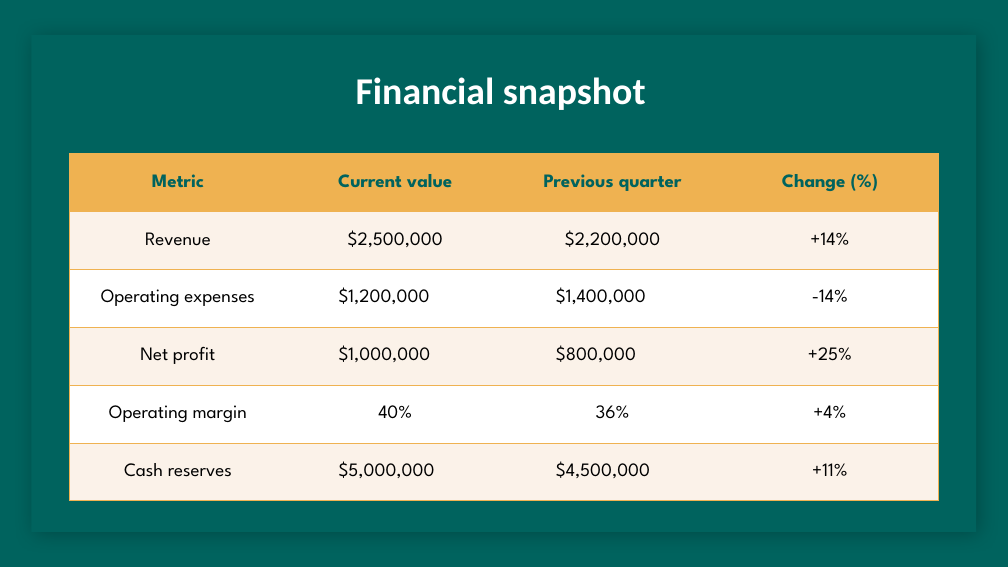
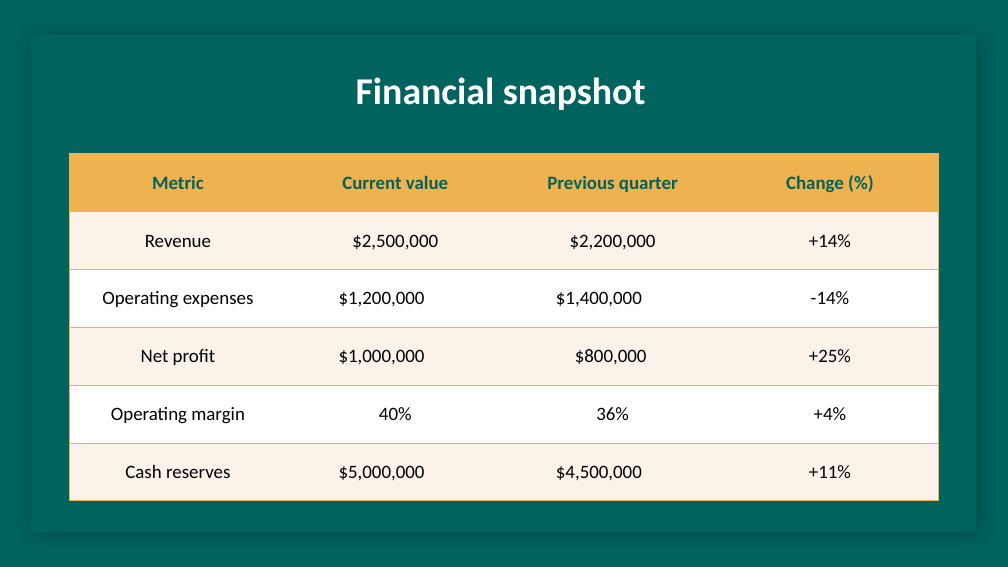
Before and after one commit to sm0lhack/onyx, a slide deck: slide 11 of backend/onyx/server/features/build/sandbox/image/templates/pptx/all-hands-template.pptx. Drawn at 1008x567 pixels with LibreOffice and Linux fonts; fonts in the diff are those of the drawing; background and template pictures are left out. Boxes give left, top, right and bottom in pixels: in the first picture for what was removed or moved away, otherwise in the second. Text is boxed around its words. In the diff, an @@ line names an element or a change of style, - is before the commit and + after.

```diff
--- a/backend/onyx/server/features/build/sandbox/image/templates/pptx/all-hands-template.pptx
+++ b/backend/onyx/server/features/build/sandbox/image/templates/pptx/all-hands-template.pptx
@@ table at (70, 154, 941, 501) @@
@@ font League Spartan to Calibri @@
```
Also in this commit, not shown: 3 other slides changed, 2 other files.
